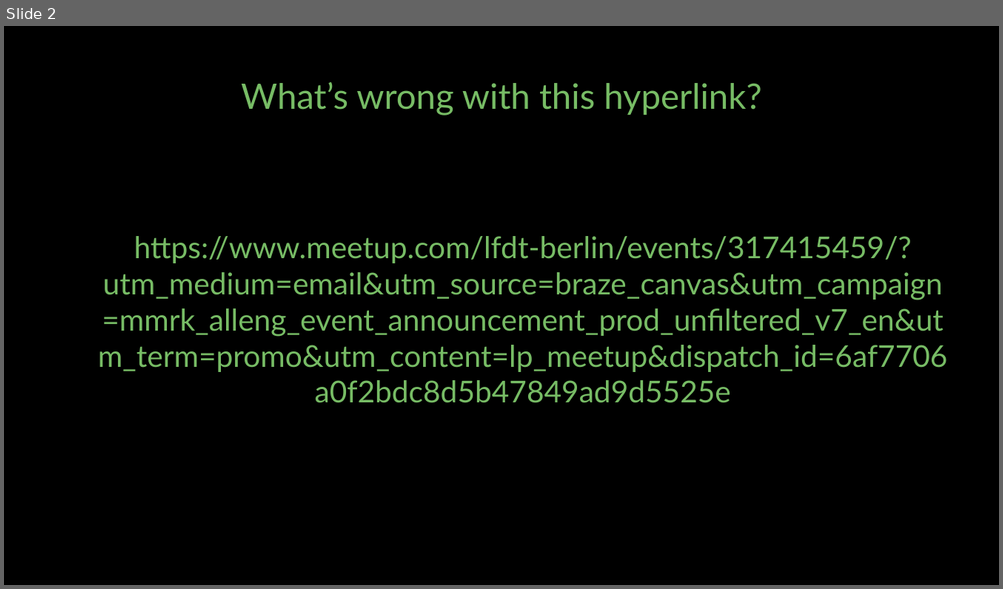
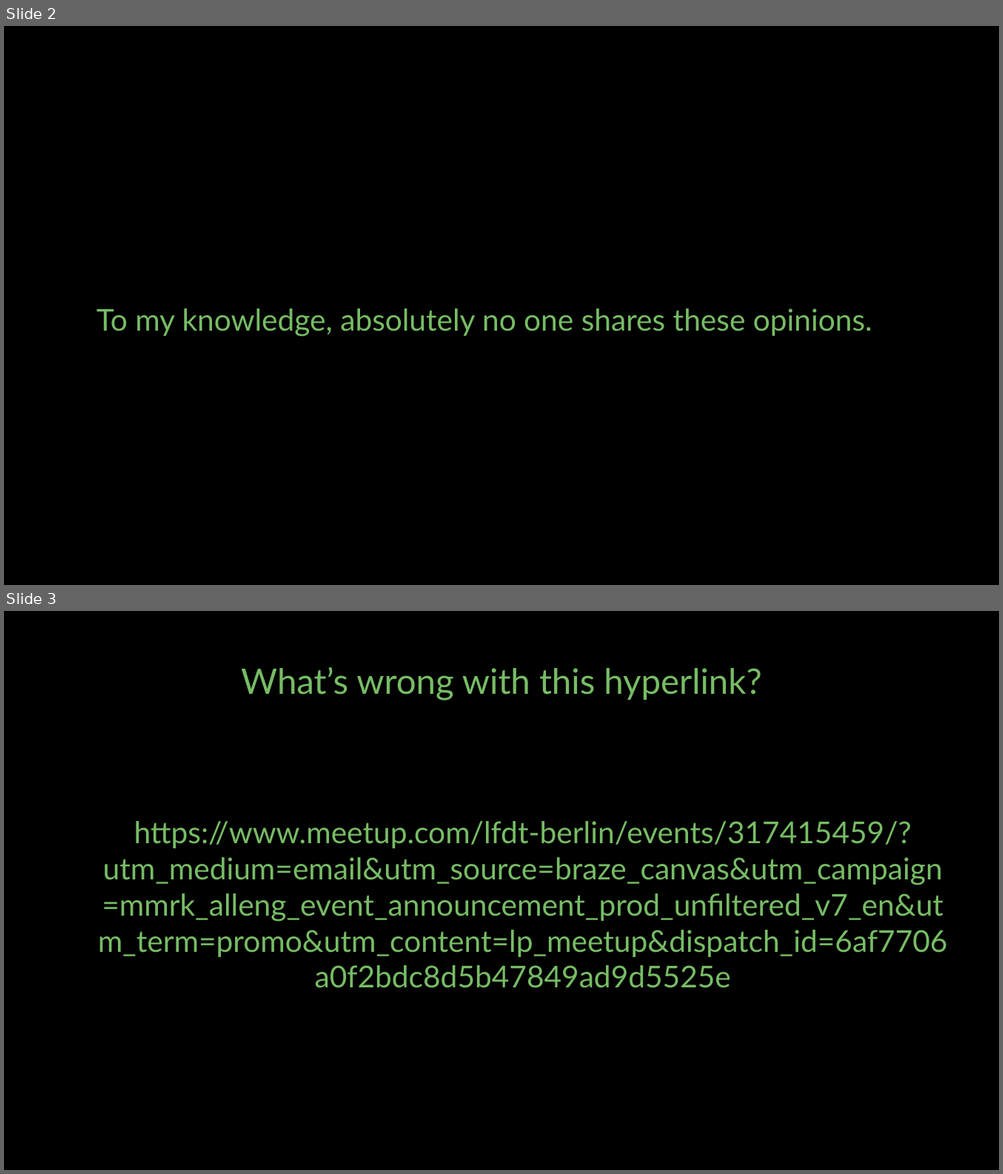
Before and after one commit to chaiken/she-devel.com, a slide deck: sharing-hyperlinks.odp. Shown one above the other, each under a label of ours: slide 2 before the commit, slides 2 and 3 after it. The pictures are 1003x589 and 1003x1174 pixels, drawn with LibreOffice and Linux fonts; fonts in the diff are those of the drawing. Boxes give left, top, right and bottom in pixels: in the first picture for what was removed or moved away, otherwise in the second. Text is boxed around its words. In the diff, an @@ line names an element or a change of style, - is before the commit and + after.

```diff
--- a/sharing-hyperlinks.odp
+++ b/sharing-hyperlinks.odp
@@ slide 2 added at [4,26,999,585], background #000000 @@
@@ text added at [96,309,872,337], 24 pt, text #77BC65 @@
+To my knowledge, absolutely no one shares these opinions.
@@ what was slide 2 is now slide 3 @@
```
Also in this commit, not shown: 1 slide changed.
